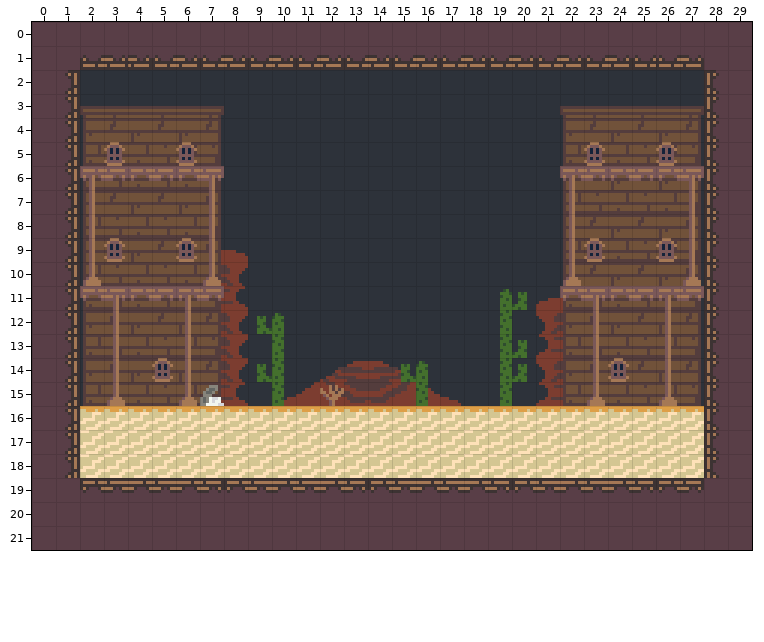
Tiled map, stored at tiled/levels/town_goons.tmx. The picture above is the old version.
Cells are 8x8 px. Shown: x 0..29, y 0..21.
After the commit:
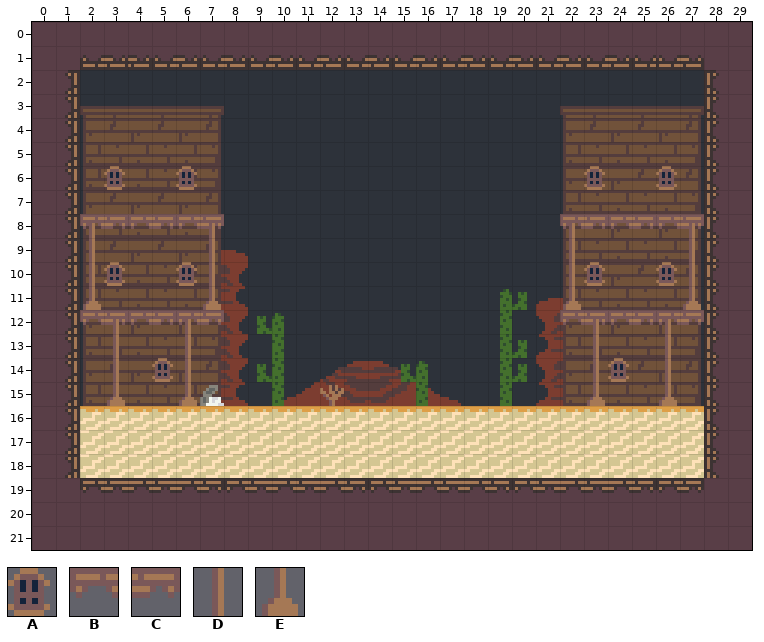
Key: from "CowboyTilemap": A 1180, B 1181 "onewaywall", C 1182 "onewaywall", D 1260, E 1300.
_ is an empty cell.
The edit:
{"where": "layer \"Background_3\""}
{"y":5,"x":3,"old":"A","new":"_"}
{"y":5,"x":6,"old":"A","new":"_"}
{"y":5,"x":23,"old":"A","new":"_"}
{"y":5,"x":26,"old":"A","new":"_"}
{"y":6,"x":2,"old":"D_","new":"_A"}
{"y":6,"x":6,"old":"_D","new":"A_"}
{"y":6,"x":22,"old":"D_","new":"_A"}
{"y":6,"x":26,"old":"_D","new":"A_"}
{"y":7,"x":2,"old":"D","new":"_"}
{"y":7,"x":7,"old":"D","new":"_"}
{"y":7,"x":22,"old":"D","new":"_"}
{"y":7,"x":27,"old":"D","new":"_"}
{"y":9,"x":3,"old":"A","new":"_"}
{"y":9,"x":6,"old":"A","new":"_"}
{"y":9,"x":23,"old":"A","new":"_"}
{"y":9,"x":26,"old":"A","new":"_"}
{"y":10,"x":2,"old":"E_","new":"DA"}
{"y":10,"x":6,"old":"_E","new":"AD"}
{"y":10,"x":22,"old":"E_","new":"DA"}
{"y":10,"x":26,"old":"_E","new":"AD"}
{"y":11,"x":2,"old":"_D","new":"E_"}
{"y":11,"x":6,"old":"D_","new":"_E"}
{"y":11,"x":22,"old":"_D","new":"E_"}
{"y":11,"x":26,"old":"D_","new":"_E"}
{"where": "layer \"Collision\""}
{"y":6,"x":2,"old":"BCBCBC","new":"______"}
{"y":6,"x":22,"old":"BCBCBC","new":"______"}
{"y":8,"x":2,"old":"______","new":"BCBCBC"}
{"y":8,"x":22,"old":"______","new":"BCBCBC"}
{"y":11,"x":2,"old":"BCBCBC","new":"______"}
{"y":11,"x":22,"old":"BCBCBC","new":"______"}
{"y":12,"x":2,"old":"______","new":"BCBCBC"}
{"y":12,"x":22,"old":"______","new":"BCBCBC"}
{"label":"changed","picture_box":[80,142,224,325]}
{"label":"changed","picture_box":[560,142,704,325]}
